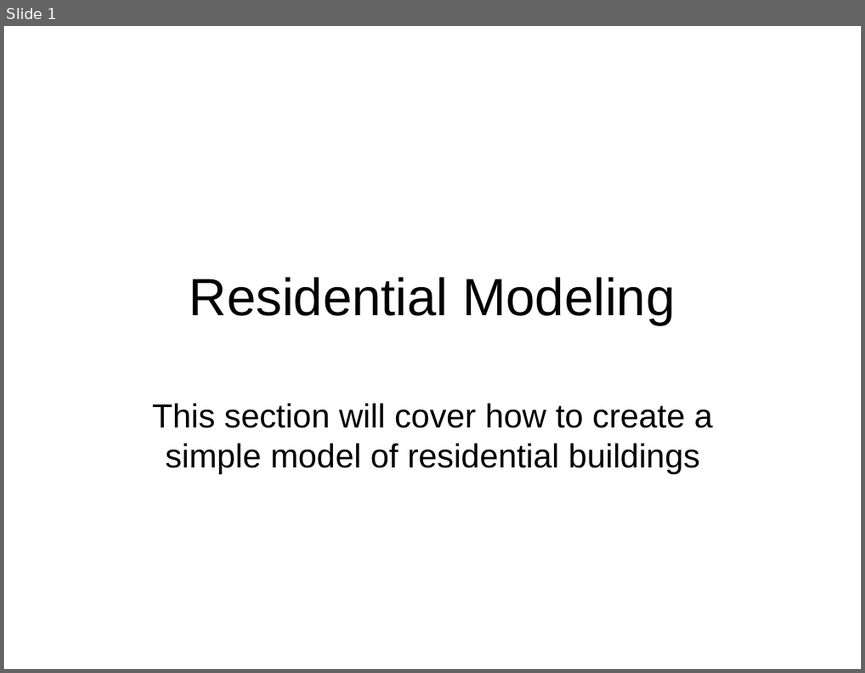
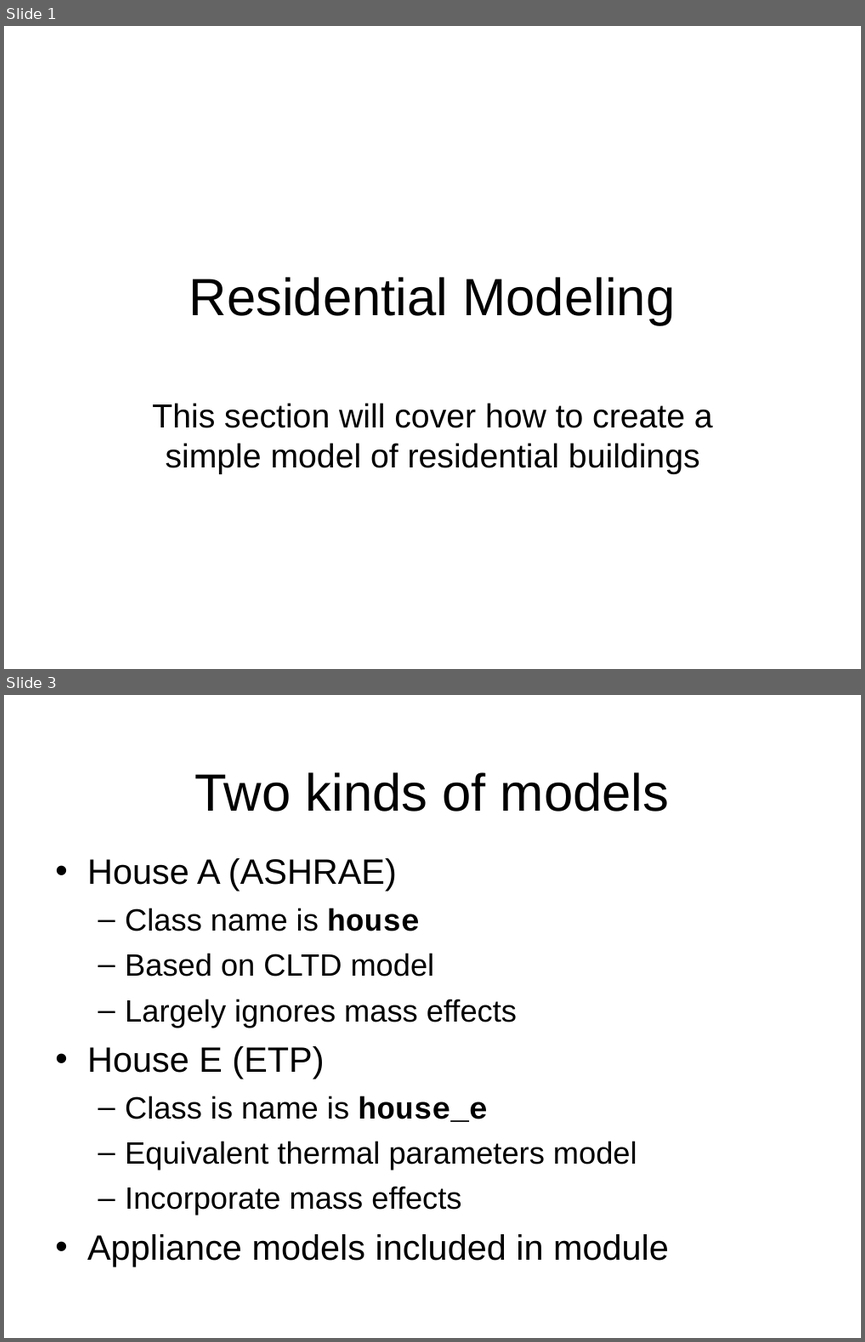
Before and after one commit to gridlab-d/course, a slide deck: Short/1 - Residential.ppt. Shown one above the other, each under a label of ours: slide 1 before the commit, slides 1 and 3 after it; the slides between them are not shown. The pictures are 865x673 and 865x1342 pixels, drawn with LibreOffice and Linux fonts; fonts in the diff are those of the drawing; background and template pictures are left out. Boxes give left, top, right and bottom in pixels: in the first picture for what was removed or moved away, otherwise in the second. Text is boxed around its words. In the diff, an @@ line names an element or a change of style, - is before the commit and + after.

Commit message:
Added problems and extended scope of lesson to include schedules, enduses, and controllers.

```diff
--- a/Short/1 - Residential.ppt
+++ b/Short/1 - Residential.ppt
@@ slide 3 added at [4, 695, 861, 1338], background picture (left out) @@
@@ title added at [195, 772, 670, 811], 44 pt, text #000000 @@
+Two kinds of models
@@ text added at [87, 858, 669, 1266], 25.9 pt, text #000000 @@
+• House A (ASHRAE)
+  – Class name is house
+  – Based on CLTD model
+  – Largely ignores mass effects
+• House E (ETP)
+  – Class is name is house_e
+  – Equivalent thermal parameters model
+  – Incorporate mass effects
+• Appliance models included in module
```
Also in this commit, not shown: 10 slides changed, 29 other slides added, 6 other files.
